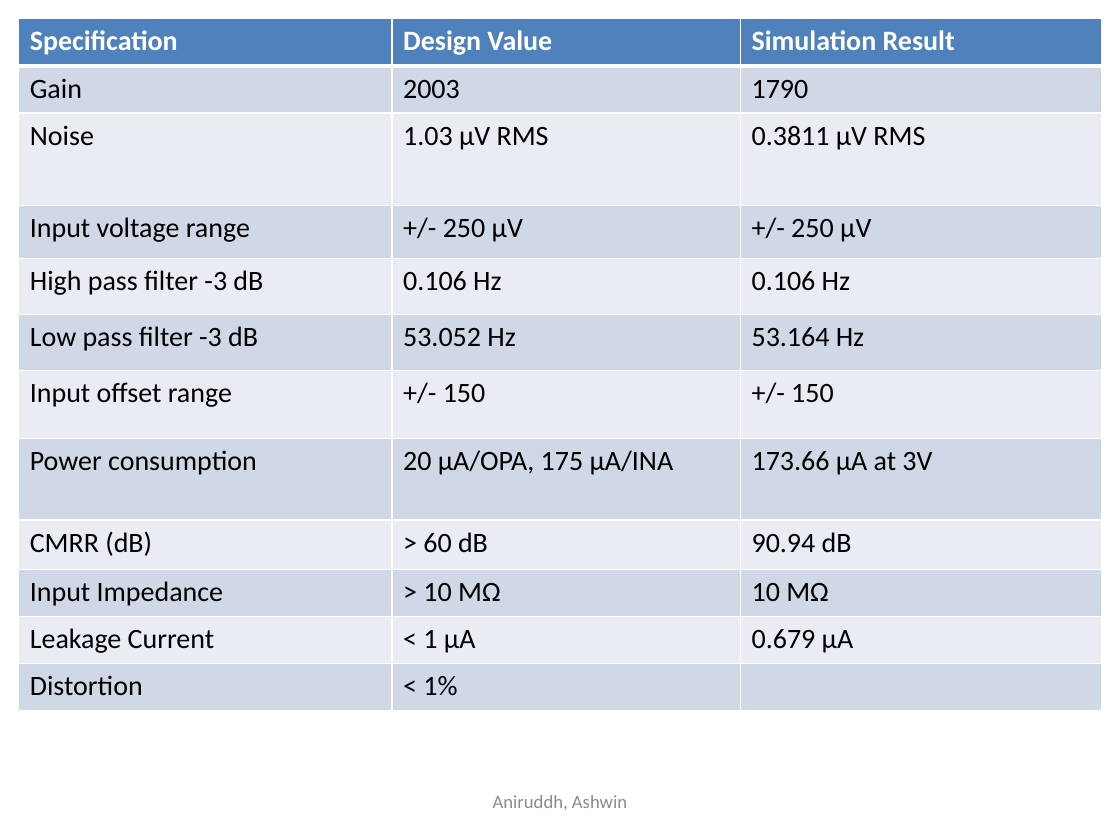
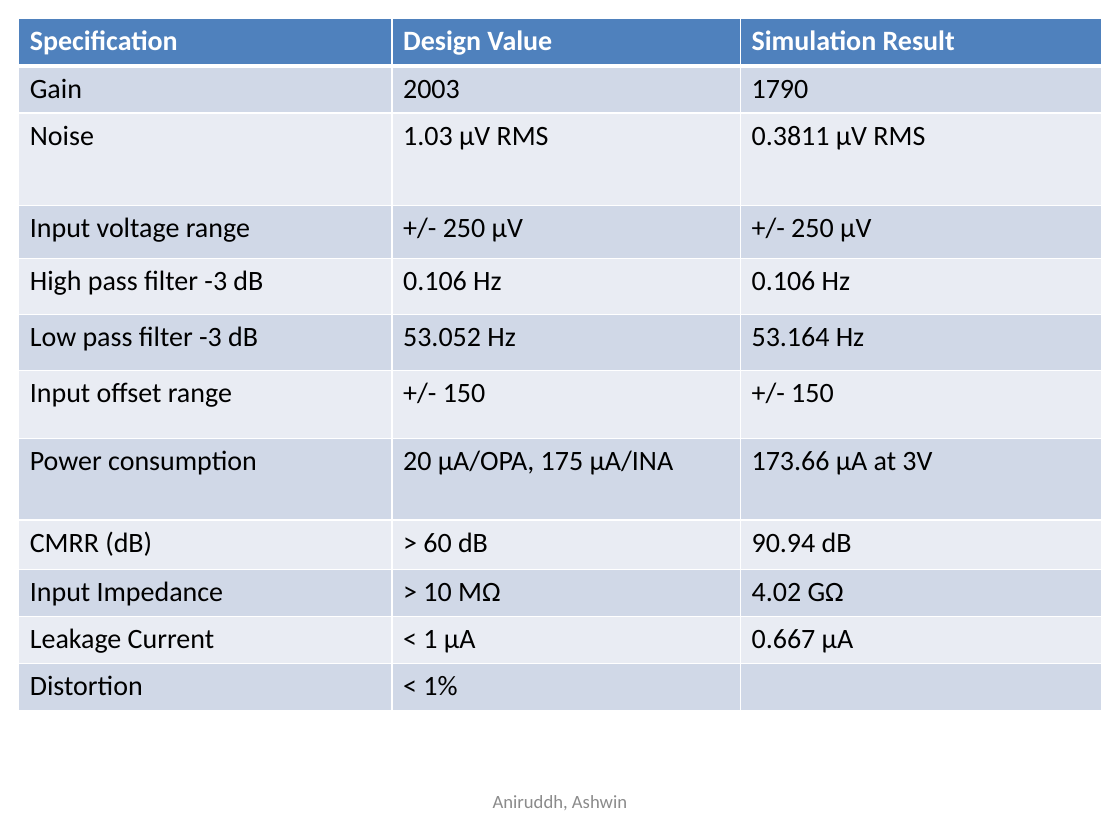
Before and after one commit to amarellapudi/EEG-Project, a slide deck: slide 9 of BME590 Design Review Aniruddh Ashwin.pptx. Drawn at 1120x840 pixels with LibreOffice and Linux fonts; fonts in the diff are those of the drawing. Boxes give left, top, right and bottom in pixels: in the first picture for what was removed or moved away, otherwise in the second. Text is boxed around its words. In the diff, an @@ line names an element or a change of style, - is before the commit and + after.

```diff
--- a/BME590 Design Review Aniruddh Ashwin.pptx
+++ b/BME590 Design Review Aniruddh Ashwin.pptx
@@ table at (19,19,1101,711) @@
-row 10, column 3: 10 MΩ
+row 10, column 3: 4.02 GΩ
-row 11, column 3: 0.679 µA
+row 11, column 3: 0.667 µA
```
Also in this commit, not shown: 24 other files.
